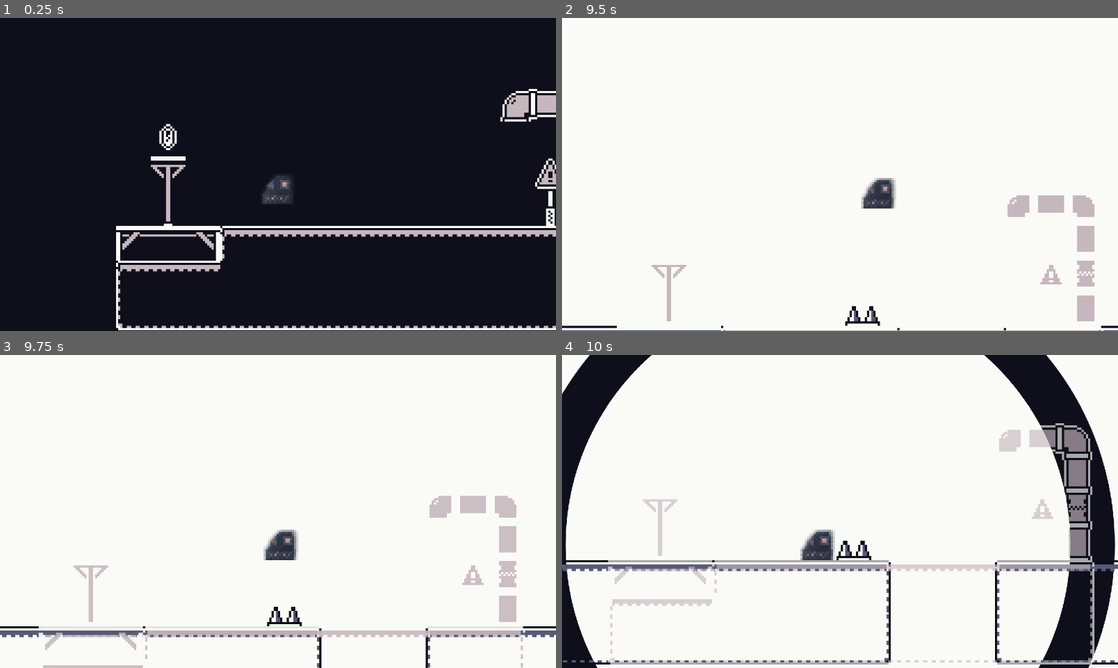
Above: before the commit, frames 1-4 (two rows, left to right).
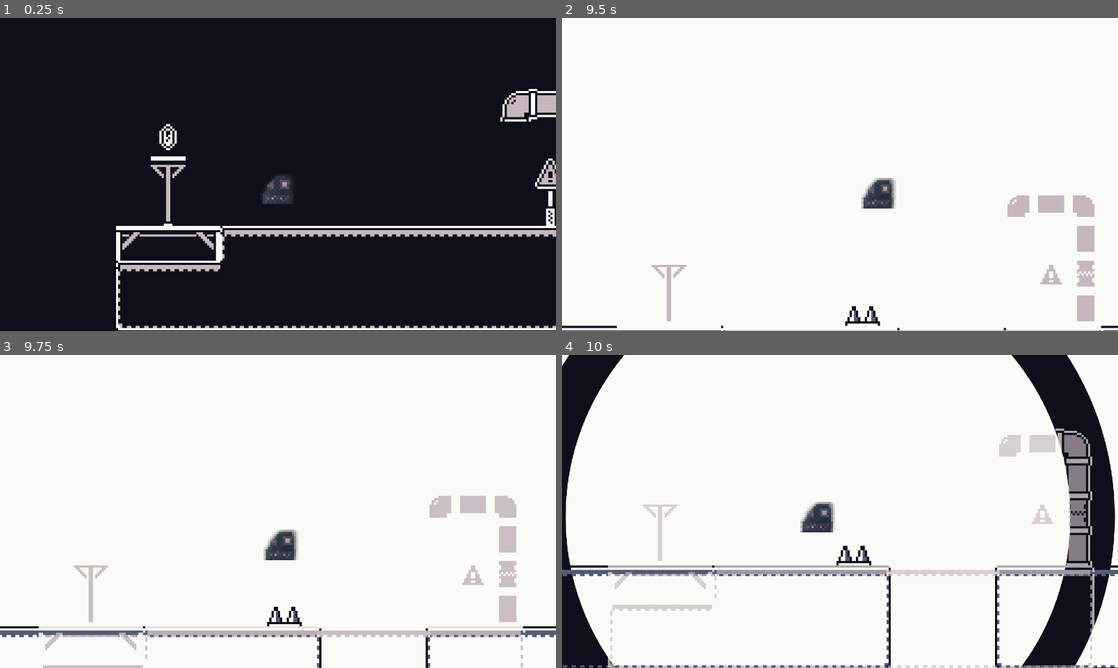
Above: after the commit, the same moments.

Repository: DeltaOmegas/AlphaTest
Game: Godot game, scene res://Levels/Test_level/test_level.tscn
Two runs of this game, one before a commit and one after it. Both use one fixed random seed, a clock stepped at 60 frames per second and the inputs below.
Inputs:
- Up to frame 1 (0.25 s): no input
- Up to frame 2 (9.5 s): hold D (right) 0.53-2.03 s; tap Space (jump) at 0.6, 0.77, 1.07, 1.52, 1.55, 1.82, 2.3, 2.85, 3.02, 3.32, 3.77, 3.8, 4.07, 4.52, 4.55, 4.82, 5.1, 6.02, 6.05, 6.32, 6.77, 6.8, 7.07, 7.35, 7.52, 7.82, 8.3, 9.02, 9.05, 9.32 s; tap Shift (highlight) every 2.25 s from 1.35 to 8.1 s; hold A (left) 2.03-2.78 s; tap Ctrl (switch_color) every 2.25 s from 2.1 to 8.85 s; hold D (right) 2.78-4.28 s; hold A (left) 4.28-5.03 s; hold D (right) 5.03-5.78 s; hold A (left) 5.78-7.28 s; hold D (right) from 7.28 s (still down)
- Up to frame 3 (9.75 s): release D (right) at 9.53 s; hold A (left) from 9.53 s (still down); tap Space (jump) at 9.6 s
- Up to frame 4 (10 s): keep holding A (left); tap Space (jump) at 9.77 s

Frames 1-3 are identical in both runs. In frame 4, 14% of the frame differs, in the area x 0-100%, y 0-100%.

Commit message:
Spikes and forced jump
1. Implemented some spikes mechanics
2. Added force jump function
3. +bug: spikes ignore you if you land straight onto it after force jump

Diff:
--- a/Objects/Eniroment/black_spike.tscn
+++ b/Objects/Eniroment/black_spike.tscn
@@ -4,7 +4,7 @@
 [ext_resource type="Script" path="res://Scripts/Spike_Area.gd" id="3_iug6h"]
 
 [sub_resource type="RectangleShape2D" id="RectangleShape2D_6ibve"]
-size = Vector2(16, 9)
+size = Vector2(18, 11)
 
 [node name="White_Spike" type="Node2D"]
 
--- a/Objects/Eniroment/white_spike.tscn
+++ b/Objects/Eniroment/white_spike.tscn
@@ -4,7 +4,7 @@
 [ext_resource type="Script" path="res://Scripts/Spike_Area.gd" id="2_5uu8t"]
 
 [sub_resource type="RectangleShape2D" id="RectangleShape2D_6ibve"]
-size = Vector2(16, 9)
+size = Vector2(18, 11)
 
 [node name="Black_Spike" type="Node2D"]
 
--- a/Scripts/Player.gd
+++ b/Scripts/Player.gd
@@ -2,7 +2,11 @@
 extends CharacterBody2D
 
 @export var speed: int = 300
-@export var jump_heigh: int = 800
+@export var jump_height: int = 800
+
+#settings for forced jumps
+@export var spike_jump_height: int = 800
+
 
 var gravity = ProjectSettings.get_setting("physics/2d/default_gravity")
 var checkpoints: Array = [] # 2d array e.g [[Vector2(position), checkpoint_color(true/false)]]
@@ -18,16 +22,26 @@
 	if not (data in checkpoints): #Anti-garbage protection
 		checkpoints.append(data)
 
-func spike(data: Array): #Same as checkpoint
-	if not (data in spikes): #Anti-garbage protection
-		spikes.append(data)
+func spike(data: bool): #spike mechanics
+	print('spike func')
+	if $"..".get_current_color() != data:
+		print('call jump')
+		force_jump('spike')
 
 func get_last_checkpoint_color(): #Used in Death_Zone to switch color if it is necessary
 	return checkpoints[-1][1]
 
+func force_jump(nature:String): #force player to jump by a third force
+	spike_jump_height *= -1 #shitty coordinates fix
+
+	print('jump func')
+	if nature == 'spike':
+		print('jump called')
+		velocity.y = spike_jump_height
+
 
 func _ready():
-	jump_heigh *= -1
+	jump_height *= -1
 	checkpoints.append([get_position(), not($"..".get_current_color())]) #Make a virtual checkpoint on start position
 	$Flashlight.visible = false
 	$Blackhole.visible = false
@@ -38,7 +52,7 @@
 		velocity.y += gravity * delta
 
 	if Input.is_action_just_pressed("jump") and is_on_floor():
-		velocity.y = jump_heigh
+		velocity.y = jump_height
 
 	var direction = Input.get_axis("left", "right")
 	if direction:
--- a/Scripts/Spike_Area.gd
+++ b/Scripts/Spike_Area.gd
@@ -5,6 +5,6 @@
 func _on_body_entered(body):
 	if body is Player: #Class check
 		if spikes_color:
-			body.spike([$"..".global_position, true])
+			body.spike(true)
 		else:
-			body.spike([$"..".global_position, false])
+			body.spike(false)
